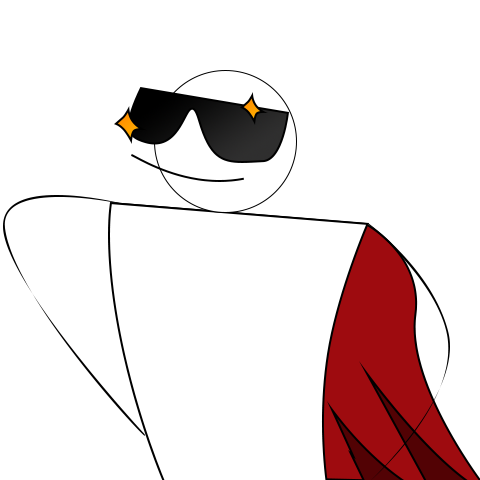
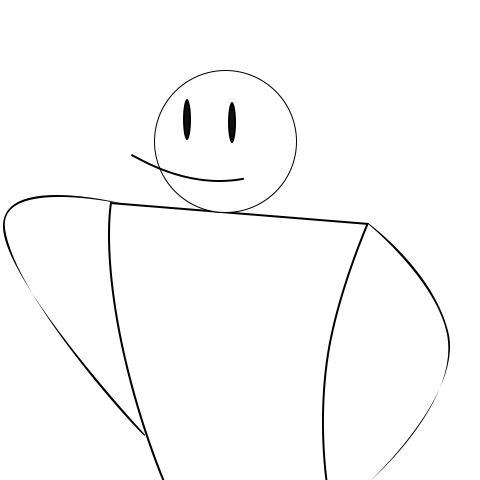
Layers edited between the first and the second 480px x 480px image:
added layer "Ellipse 2 copy" above "Ellipse 2" over (228, 102, 236, 143)
added layer "Ellipse 2" above "D" over (183, 99, 191, 140)
hid "Shape 2 copy", painted on it over (240, 92, 268, 125)
hid "Shape 2", painted on it over (114, 106, 147, 144)
hid "Shape 1", painted on it over (128, 87, 289, 163)
hid "Rectangle 1 copy 3" over (359, 361, 468, 480)
hid "Rectangle 1 copy 2" over (327, 401, 404, 480)
hid "Rectangle 1 copy" over (110, 202, 480, 480)
